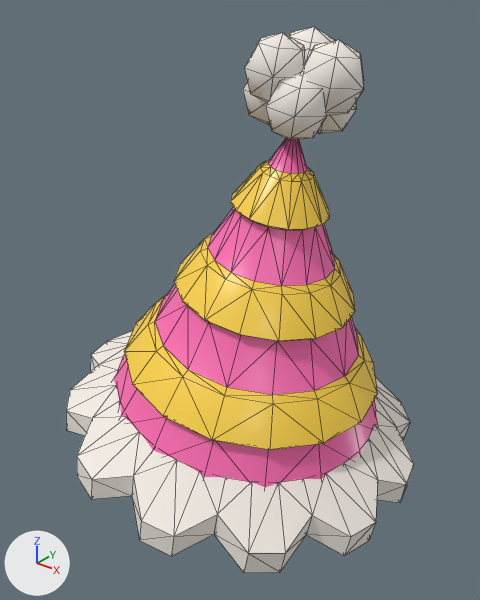
What one commit did to the FBX model TourDeLaChance-Unity/Assets/Models/chapeau_fete.fbx.
The view is the same before and after, from a camera (50 mm lens) standing at (0.884, -1.078, 0.901) and looking at (0.051, -0.037, 0.256). The axes (+X, +Y, +Z) are drawn at lower left. The lights are the same throughout. The older version comes first. Mesh edges are drawn as thin lines. Where no turn or scale is listed for an object, it has been applied to the vertices.

The first picture shows 'Anim_Pompon', 'Chapeau'.
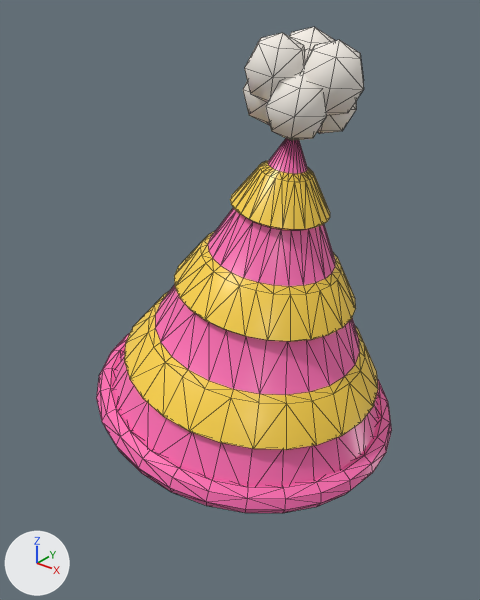
Pixel boxes [x1, y1, x2, y2] of what changed, in the pictures (480 x 600 px; the box of a moved part takes in the faces that stretch with it):
'Chapeau', reshaped (15% narrower, 14% shorter): before [66, 138, 414, 573]; after [96, 138, 392, 513]
part 1 of me_chapeau_001, rebuilt (15% narrower, 26% shorter): before [66, 331, 414, 573]; after [96, 333, 392, 513]
part 2 of me_chapeau_001, moved or reshaped: before [113, 138, 378, 487]; after [114, 138, 378, 486]

Edits to the bpy script that builds the scene:
```text
Change me_chapeau_001:
    used by ob_chapeau; location = (0.049, -0.01, -0.004)
    remove me_chapeau_001.from_pydata(...)  # 369 vertices, 720 faces; spans x -0.427..0.401, y -0.416..0.416, z -0.175..0.65
    add me_chapeau_001.from_pydata(...)  # 617 vertices, 1204 faces; spans x -0.35..0.35, y -0.355..0.355, z -0.086..0.65
    me_chapeau_001 part 1: the loose piece of 144 vertices spanning x -0.427..0.401, y -0.416..0.416, z -0.175..0.083 is rebuilt with 224 vertices and now spans x -0.35..0.35, y -0.355..0.355, z -0.086..0.086, in mat_m5_cartonrose (pink #ff6fb5)
    me_chapeau_001 part 2: 168 vertices removed from x -0.3..0.3, y -0.305..0.305, z -0.068..0.578; 336 vertices added at x -0.317..0.317, y -0.322..0.322, z -0.07..0.579
    remove me_chapeau_001.materials.append(mat_m5_blancmat)  # white #f4eee6
```
